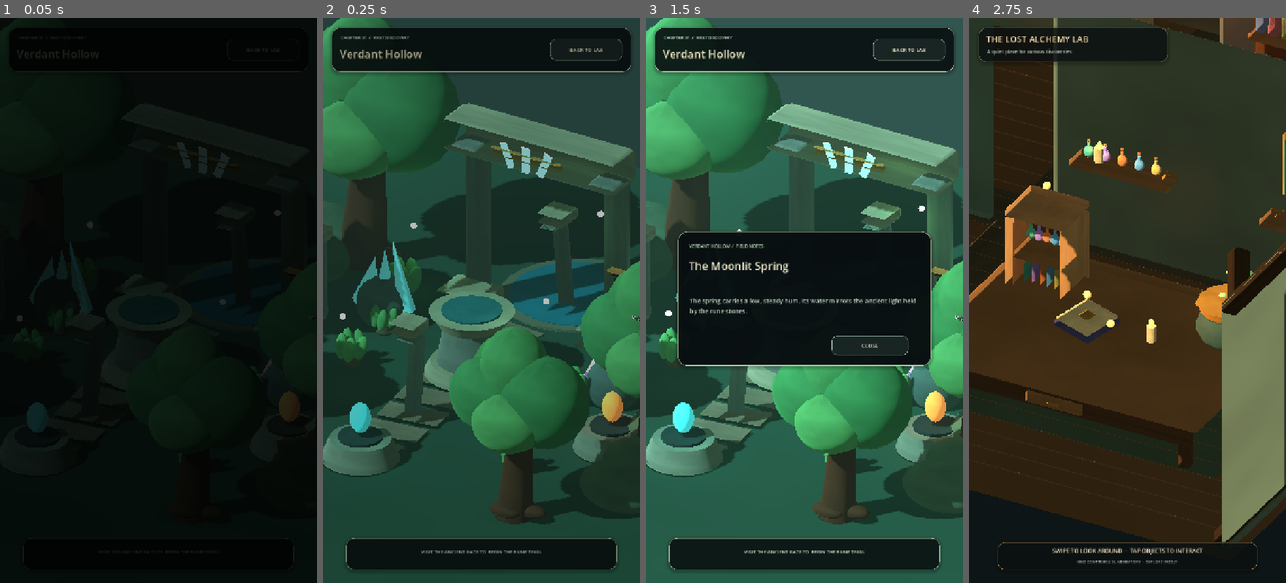
Above: before the commit, frames 1-4 (left to right).
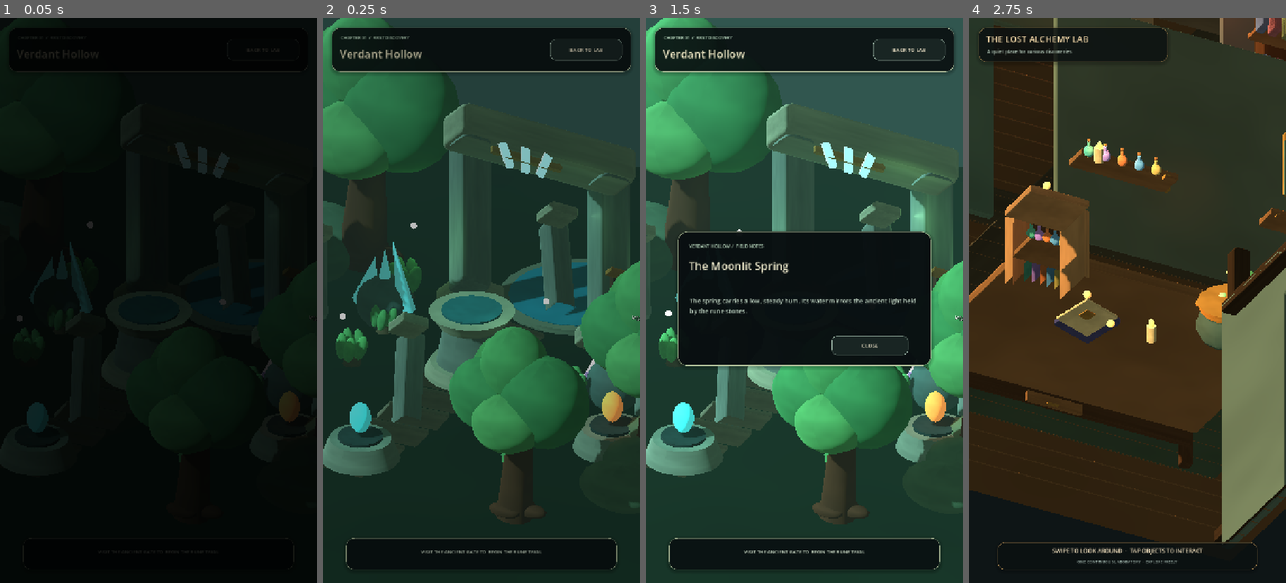
Above: after the commit, the same moments.

Repository: Kryodo/spell-sort-game
Game: Godot game, scene res://scenes/chapter_forest_prototype.tscn
The game is run twice, just before and just after one commit, with the same random seed, the same clock (stepped at 60 frames per second) and the same inputs. This scene is started directly instead of the project's main scene.
Inputs (mouse positions are in pixels of both pictures, inside the frame that each line leads up to):
- Up to frame 1 (0.05 s): no input
- Up to frame 2 (0.25 s): no input
- Up to frame 3 (1.5 s): move the mouse to (874, 272) at 0.52 s; click (874, 272) at 0.67 s; tap Enter at 1.25 s; drag from (741, 328) to (788, 413) at 1.27 s
- Up to frame 4 (2.75 s): click "BACK TO LAB" at 2 s

The runs differ from the first frame. In frame 1, less than 0.1% of the frame differs, in the area x 54-89%, y 22-35%; in frame 2, 25%, in the area x 0-100%, y 15-100%; in frame 3, 23%; in frame 4, nothing differs.

Commit message:
Stabilize procedural tree silhouette data and rounded mesh

Diff:
--- a/scripts/chapter_forest_prototype.gd
+++ b/scripts/chapter_forest_prototype.gd
@@ -318,23 +318,38 @@
 	right_branch.rotation_degrees.z = -25.0
 
 	# A handful of uneven, overlapping canopy masses create a broken, leafy outline.
-	var canopy_specs: Array[Dictionary] = [
-		{"offset": Vector3(-0.62, 2.57, 0.03), "radius": 0.82, "scale": Vector3(1.08, 0.94, 0.92), "color": Color(0.27, 0.49, 0.30)},
-		{"offset": Vector3(-0.12, 3.25, -0.08), "radius": 0.76, "scale": Vector3(0.94, 1.12, 0.90), "color": Color(0.31, 0.53, 0.32)},
-		{"offset": Vector3(0.62, 2.72, 0.02), "radius": 0.91, "scale": Vector3(1.04, 1.04, 0.96), "color": Color(0.25, 0.46, 0.28)},
-		{"offset": Vector3(0.12, 2.36, 0.55), "radius": 0.72, "scale": Vector3(1.12, 0.86, 0.88), "color": Color(0.34, 0.55, 0.33)},
-		{"offset": Vector3(-0.55, 2.94, -0.48), "radius": 0.70, "scale": Vector3(1.02, 1.02, 0.92), "color": Color(0.29, 0.50, 0.29)}
+	var canopy_offsets: Array[Vector3] = [
+		Vector3(-0.62, 2.57, 0.03),
+		Vector3(-0.12, 3.25, -0.08),
+		Vector3(0.62, 2.72, 0.02),
+		Vector3(0.12, 2.36, 0.55),
+		Vector3(-0.55, 2.94, -0.48)
 	]
-	for index in range(canopy_specs.size()):
-		var spec: Dictionary = canopy_specs[index]
+	var canopy_radii: Array[float] = [0.82, 0.76, 0.91, 0.72, 0.70]
+	var canopy_scales: Array[Vector3] = [
+		Vector3(1.08, 0.94, 0.92),
+		Vector3(0.94, 1.12, 0.90),
+		Vector3(1.04, 1.04, 0.96),
+		Vector3(1.12, 0.86, 0.88),
+		Vector3(1.02, 1.02, 0.92)
+	]
+	var canopy_colors: Array[Color] = [
+		Color(0.27, 0.49, 0.30),
+		Color(0.31, 0.53, 0.32),
+		Color(0.25, 0.46, 0.28),
+		Color(0.34, 0.55, 0.33),
+		Color(0.29, 0.50, 0.29)
+	]
+	var canopy_rotations: Array[float] = [-8.0, 5.0, -3.0, 11.0, -12.0]
+	for index in range(canopy_offsets.size()):
 		var leaf := _add_sphere(
 			"TreeCanopy_%d" % index,
-			float(spec["radius"]) * scale_value,
-			origin + Vector3(spec["offset"]) * scale_value,
-			_mat(spec["color"])
+			canopy_radii[index] * scale_value,
+			origin + canopy_offsets[index] * scale_value,
+			_mat(canopy_colors[index])
 		)
-		leaf.scale = spec["scale"]
-		leaf.rotation_degrees.z = [-8.0, 5.0, -3.0, 11.0, -12.0][index]
+		leaf.scale = canopy_scales[index]
+		leaf.rotation_degrees.z = canopy_rotations[index]
 
 	# A few low roots visibly meet the ground rather than letting the trunk look planted on a peg.
 	for index in range(3):
@@ -422,8 +437,8 @@
 		Vector3(0.0, 0.0, -half.z)
 	]
 	var u_axes: Array[Vector3] = [
-		Vector3.UP, Vector3.FORWARD,
-		Vector3.FORWARD, Vector3.RIGHT,
+		Vector3.UP, Vector3.BACK,
+		Vector3.BACK, Vector3.RIGHT,
 		Vector3.RIGHT, Vector3.UP
 	]
 	var v_axes: Array[Vector3] = [
